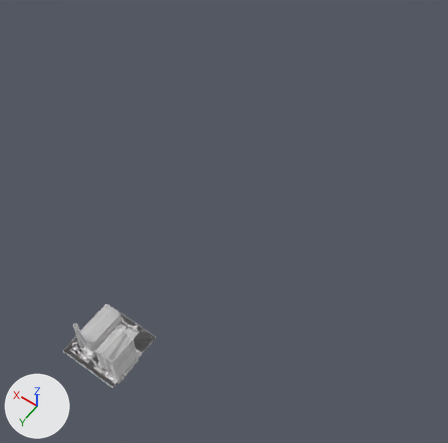
Two versions of the glTF model modular-factories/data/jakob/buildings/sewing_workshop/factory_b8.gltf, one commit apart.
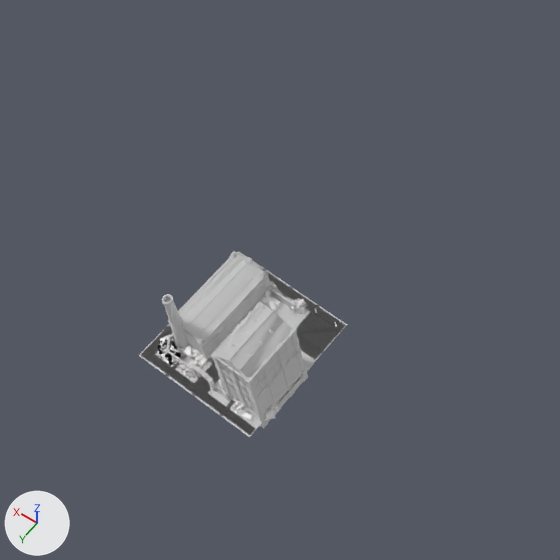
The first picture shows the older version from a camera (50 mm lens) standing at (-16.1, 10.4, 35.1) and looking at (0.9, -13.5, -2.4). The close-ups show both versions on the part from 0% to 56% of the width and 43% to 100% of the height of that picture; other places that the commit changed are outside them. Arrows for +X, +Y and +Z are at lower left; the lights stay in place. Objects named as collision shapes, trigger or cutter boxes, shadow casters or lower levels of detail are left out. Where no turn or scale is listed for an object, it has been applied to the vertices.

The first close-up shows '_b8_lod0', 'file_b8_ground3', 'file_b8_ground4.002'.
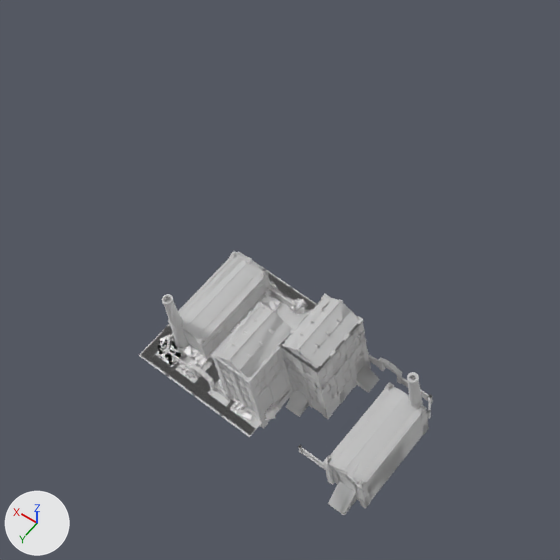
Patch to the scene script:
```diff
--- a/modular-factories/data/jakob/buildings/sewing_workshop/factory_b8.gltf.py
+++ b/modular-factories/data/jakob/buildings/sewing_workshop/factory_b8.gltf.py
@@ ob_b8_lod3_007 @@
+ob_b8_lod3_007 = bpy.data.objects.new('_b8_lod3.007', me_b8_lod0_lod3)  # 1305 vertices, 1317 faces; spans x -0.17..4.5, y -1.18..3.45, z -1.6..2.58; in mat_sewing_003 (its picture is missing), mat_sewing_adjust_003 (its picture is missing), mat_jewelry_adjust_003 (its picture is missing)
+ob_b8_lod3_007.parent = ob_building8_006
+ob_b8_lod3_007.location = (-1.096, 1.492, 0.808)
+ob_b8_lod3_007.rotation_euler = (0.0, 0.0, -1.571)  # degrees (0, 0, -90)
+ob_b8_lod3_007.scale = (0.8, 0.8, 0.8)
@@ ob_building8_006 @@
+ob_building8_006 = bpy.data.objects.new('building8.006', None)
+ob_building8_006.location = (-4.0, 0.0, 0.0)
+ob_building8_006.rotation_euler = (0.0, 0.0, -3.142)  # degrees (0, 0, -180)
@@ ob_b8_lod2_007 @@
+ob_b8_lod2_007 = bpy.data.objects.new('_b8_lod2.007', me_b8_lod0_lod2)  # 2330 vertices, 2730 faces; spans x -0.17..4.5, y -1.18..3.45, z -1.6..2.58; in mat_sewing_002 (its picture is missing), mat_sewing_adjust_002 (its picture is missing), mat_jewelry_adjust_002 (its picture is missing)
+ob_b8_lod2_007.parent = ob_building8_006
+ob_b8_lod2_007.location = (-1.096, 1.492, 0.808)
+ob_b8_lod2_007.rotation_euler = (0.0, 0.0, -1.571)  # degrees (0, 0, -90)
+ob_b8_lod2_007.scale = (0.8, 0.8, 0.8)
@@ ob_b8_lod1_007 @@
+ob_b8_lod1_007 = bpy.data.objects.new('_b8_lod1.007', me_b8_lod0_lod1)  # 3609 vertices, 4440 faces; spans x -0.17..4.5, y -1.18..3.45, z -1.6..2.57; in mat_sewing_001 (its picture is missing), mat_sewing_adjust_001 (its picture is missing), mat_jewelry_adjust_001 (its picture is missing)
+ob_b8_lod1_007.parent = ob_building8_006
+ob_b8_lod1_007.location = (-1.096, 1.492, 0.808)
+ob_b8_lod1_007.rotation_euler = (0.0, 0.0, -1.571)  # degrees (0, 0, -90)
+ob_b8_lod1_007.scale = (0.8, 0.8, 0.8)
@@ ob_b8_lod0_007 @@
+ob_b8_lod0_007 = bpy.data.objects.new('_b8_lod0.007', me_mesh_0_366)
+ob_b8_lod0_007.parent = ob_building8_006
+ob_b8_lod0_007.location = (-1.096, 1.492, 0.808)
+ob_b8_lod0_007.rotation_euler = (0.0, 0.0, -1.571)  # degrees (0, 0, -90)
+ob_b8_lod0_007.scale = (0.8, 0.8, 0.8)
```

Pixel boxes [x1, y1, x2, y2] of what changed, in the close-ups (560 x 560 px):
'_b8_lod0.007', added: after [279, 294, 433, 515]
'_b8_lod2.007', added: after [283, 297, 432, 500]
    faces in mat_sewing_adjust_002 (its picture is missing): [325, 372, 428, 500]
    faces in mat_sewing_002 (its picture is missing): [283, 297, 371, 419]
'_b8_lod3.007', added: after [281, 299, 429, 514]
    faces in mat_sewing_adjust_003 (its picture is missing): [323, 373, 427, 514]
    faces in mat_sewing_003 (its picture is missing): [281, 299, 368, 412]
    faces in mat_jewelry_adjust_003 (its picture is missing): [300, 359, 429, 468]
'_b8_lod1.007', added: after [282, 297, 431, 508]
    faces in mat_sewing_adjust_001 (its picture is missing): [328, 374, 426, 508]
    faces in mat_sewing_001 (its picture is missing): [282, 297, 376, 410]
